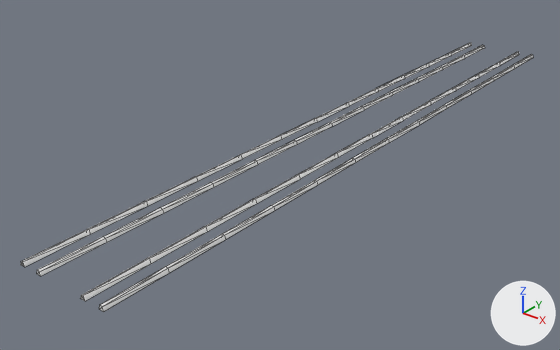
Before and after pictures for a commit that changed the OBJ model Resources/Meshes/Ground_Rail.obj.
One viewpoint serves both versions: a camera (50 mm lens) standing at (35.8, -55.0, 27.2) and looking at (-3.9, -5.4, -3.6). Every picture has the same lights, and +X, +Y and +Z are marked at lower right. Mesh edges are drawn as thin lines. Where no turn or scale is listed for an object, it has been applied to the vertices.

In view in the first picture: 'Ground_Rail'.
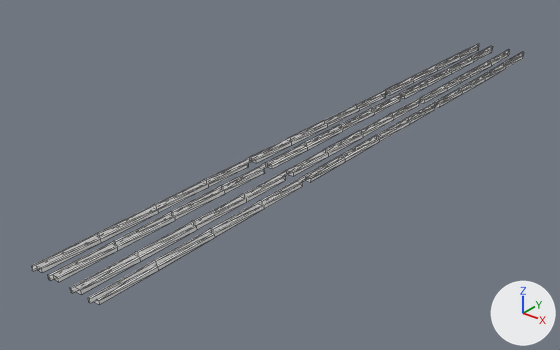
What differs and where, as boxes (x1, y1, x2, y2) in the pictures (560 x 350 px; the box of a moved part takes in the faces that stretch with it):
'Ground_Rail', reshaped
    before: (21, 43, 533, 312)
    after: (31, 44, 524, 305)
part 1 of me_ground_rail, moved or reshaped
    before: (81, 52, 519, 301)
    after: (70, 50, 510, 293)
part 2 of me_ground_rail, moved or reshaped
    before: (99, 54, 533, 312)
    after: (88, 52, 524, 303)
part 3 of me_ground_rail, moved or reshaped
    before: (37, 45, 485, 276)
    after: (48, 46, 493, 280)
part 4 of me_ground_rail, moved or reshaped
    before: (21, 43, 472, 267)
    after: (31, 44, 479, 271)
part 5 of me_ground_rail, added
    after: (37, 47, 523, 305)

Edits to the bpy script that builds the scene:
```text
Change me_ground_rail:
    used by ob_ground_rail; location = (0.0, 0.0, 0.0)
    remove me_ground_rail.from_pydata(...)  # 208 vertices, 304 faces; spans x -4.1..4.1, y -32.0..32.0, z -0.1..0.3
    add me_ground_rail.from_pydata(...)  # 448 vertices, 640 faces; spans x -3.1..3.1, y -32.0..32.0, z -0.3..0.4
    me_ground_rail part 1: the loose piece of 52 vertices spanning x 2.0..2.4, y -32.0..32.0, z -0.1..0.3 is scaled about its middle by (0.431, 1, 1.02), then moved by (-1.1, 0.0, 0.1)
    me_ground_rail part 2: the loose piece of 52 vertices spanning x 3.7..4.1, y -32.0..32.0, z -0.1..0.3 is scaled about its middle by (0.431, 1, 1.02), then moved by (-1.1, 0.0, 0.1)
    me_ground_rail part 3: the loose piece of 52 vertices spanning x -2.4..-2.0, y -32.0..32.0, z -0.1..0.3 is scaled about its middle by (0.431, 1, 1.02), then moved by (1.1, 0.0, 0.1)
    me_ground_rail part 4: the loose piece of 52 vertices spanning x -4.1..-3.7, y -32.0..32.0, z -0.1..0.3 is scaled about its middle by (0.431, 1, 1.02), then moved by (1.1, 0.0, 0.1)
    me_ground_rail part 5
    240 vertices are added at x -3.1..3.1, y -31.5..31.5, z -0.3..0.0
    336 new faces join them
```
